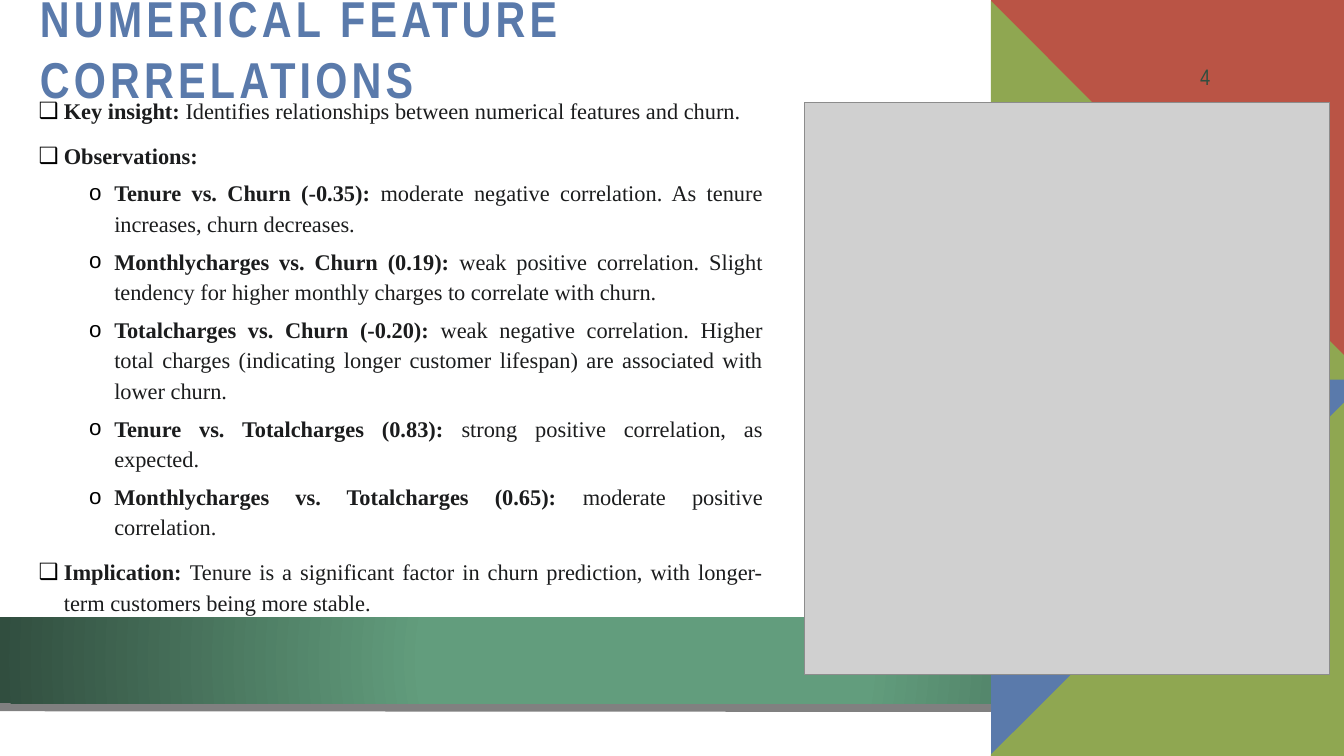
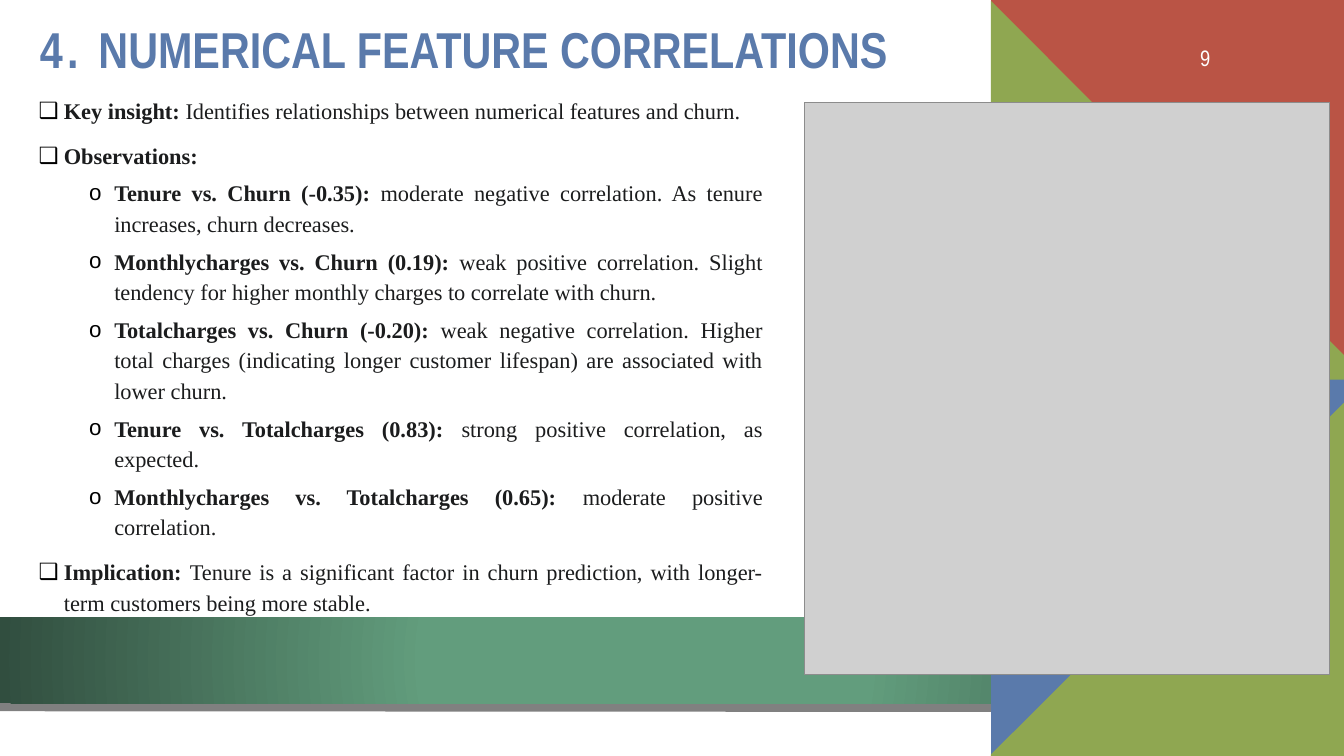
Before and after one commit to Paromita23/InLighn_Tech_Internship, a slide deck: slide 9 of Customer Churn Prediction/Solution/Customer Churn Prediction Analysis.pptx (slide 4 before the commit). Drawn at 1344x756 pixels with LibreOffice and Linux fonts; fonts in the diff are those of the drawing; grey boxes stand for pictures; background and template pictures are left out. Boxes give left, top, right and bottom in pixels: in the first picture for what was removed or moved away, otherwise in the second. Text is boxed around its words. In the diff, an @@ line names an element or a change of style, - is before the commit and + after.

```diff
--- a/Customer Churn Prediction/Solution/Customer Churn Prediction Analysis.pptx
+++ b/Customer Churn Prediction/Solution/Customer Churn Prediction Analysis.pptx
@@ title at (x1=40, y1=33, x2=887, y2=69): text changed @@
-NUMERICAL FEATURE CORRELATIONS
+4. NUMERICAL FEATURE CORRELATIONS
@@ page number at (x1=1200, y1=50, x2=1210, y2=66): text changed; text colour #314E3E to #FFFFFF @@
-4
+9
```
Also in this commit, not shown: 7 other slides changed, 2 slides added.
